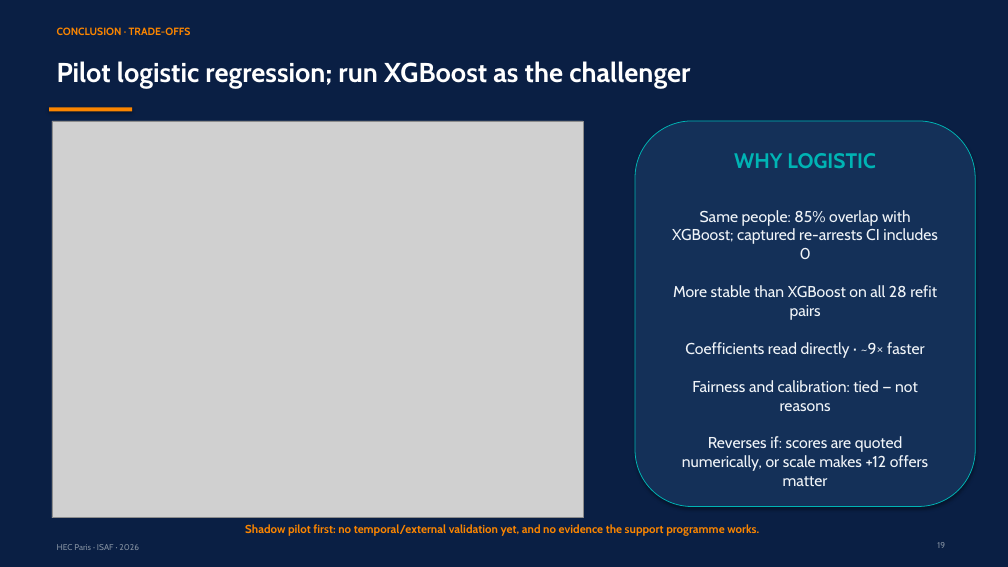
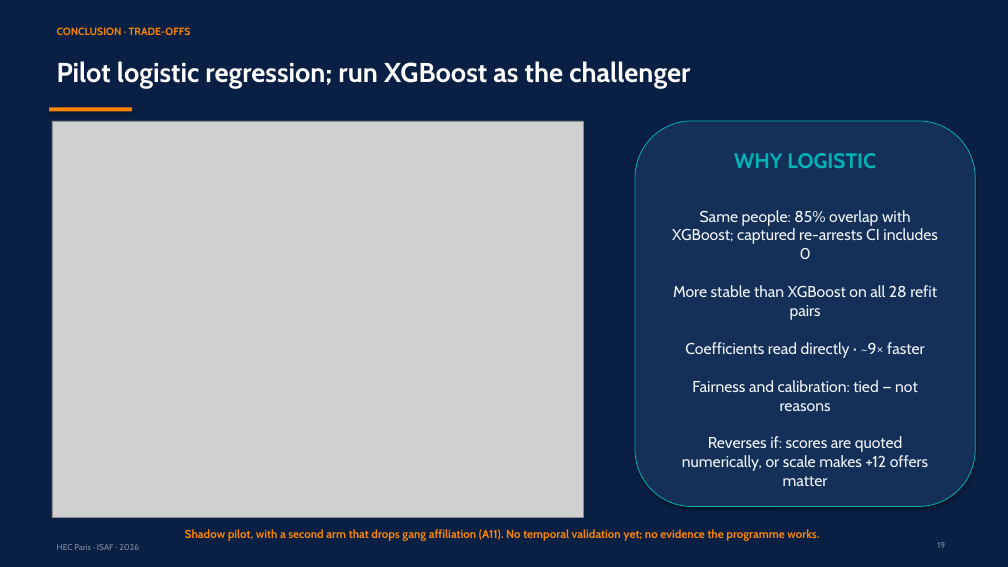
Before and after one commit to RyanBalech/recidivism-forecasting-analysis, a slide deck: slide 19 of reports/ISAF_Recidivism_Presentation.pptx. Drawn at 1008x567 pixels with LibreOffice and Linux fonts; fonts in the diff are those of the drawing; grey boxes stand for pictures. Boxes give left, top, right and bottom in pixels: in the first picture for what was removed or moved away, otherwise in the second. Text is boxed around its words. In the diff, an @@ line names an element or a change of style, - is before the commit and + after.

```diff
--- a/reports/ISAF_Recidivism_Presentation.pptx
+++ b/reports/ISAF_Recidivism_Presentation.pptx
@@ text at (185, 529, 819, 541): text changed @@
-Shadow pilot first: no temporal/external validation yet, and no evidence the support programme works.
+Shadow pilot, with a second arm that drops gang affiliation (A11). No temporal validation yet; no evidence the programme works.
```
Also in this commit, not shown: 2 other slides changed, 1 slide added, 2 other files.
